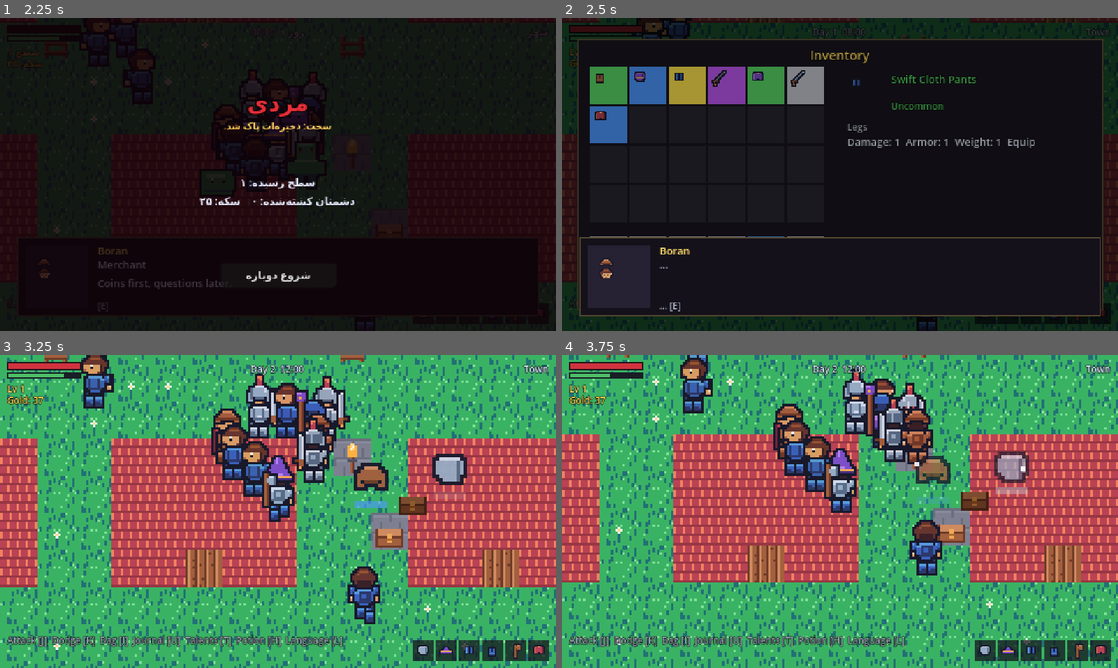
Above: before the commit, frames 1-4 (two rows, left to right).
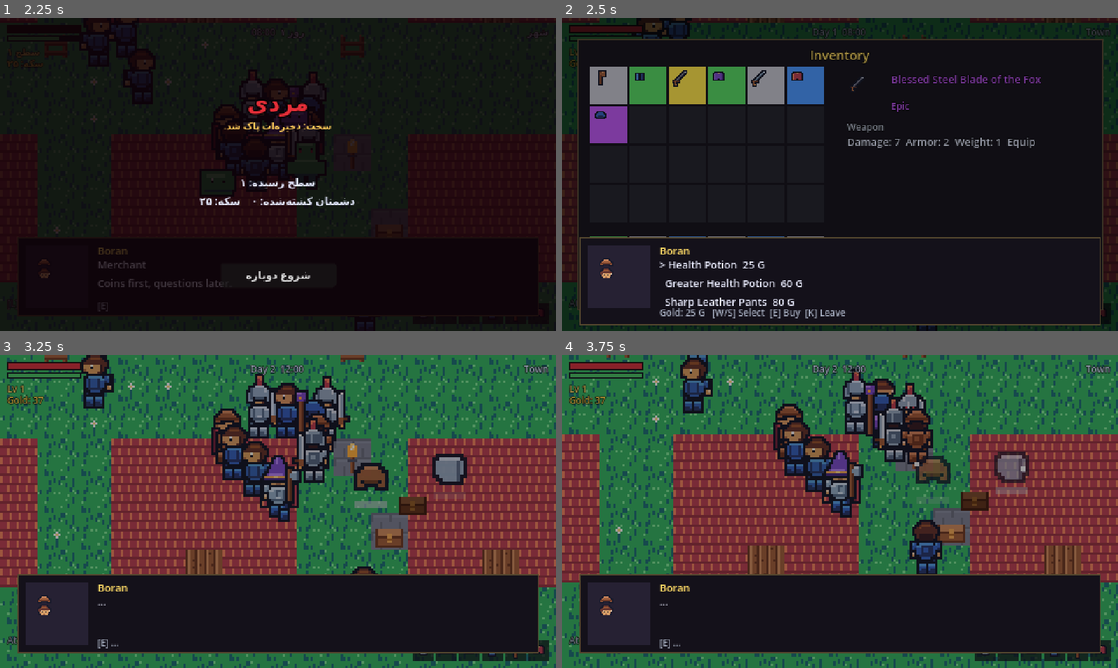
Above: after the commit, the same moments.

Repository: amirrezahadipoor/2D-RPG
Game: Godot game, scene res://tools/screenshot.tscn
The game is run twice, just before and just after one commit, with the same random seed, the same clock (stepped at 60 frames per second) and the same inputs. This scene is started directly instead of the project's main scene.
Inputs:
- Up to frame 1 (2.25 s): hold D (move_right) 0.53-1.28 s; hold J (attack) 0.53-1.28 s; tap K (dodge) at 0.8, 1.35 s; hold S (move_down) 1.28-2.03 s; tap E (interact) at 1.55 s; hold D (move_right) from 2.03 s (still down); hold E (interact) from 2.03 s (still down)
- Up to frame 2 (2.5 s): keep holding D (move_right); keep holding E (interact); tap J (attack) at 2.3 s
- Up to frame 3 (3.25 s): release D (move_right) at 2.78 s; release E (interact) at 2.78 s; hold W (move_up) from 2.78 s (still down); tap J (attack) at 2.85 s; tap K (dodge) at 3.05 s
- Up to frame 4 (3.75 s): release W (move_up) at 3.53 s; hold A (move_left) from 3.53 s (still down); hold K (dodge) from 3.53 s (still down)

Frame 1 is identical in both runs. In frame 2, 8.9% of the frame differs, in the area x 3-97%, y 15-99%; in frame 3, 95%; in frame 4, 95%, in the area x 0-100%, y 0-100%.

Commit message:
M4: dungeons (depths 1-3, torchlit dark, dragon boss) + merchant shop page; verify 146 checks

Diff:
--- a/assets/locale/en.json
+++ b/assets/locale/en.json
@@ -167,5 +167,11 @@
   "hud.prompt.journal": "Journal",
   "hud.prompt.talents": "Talents",
   "hud.prompt.potion": "Potion",
-  "biome.graveyard": "Graveyard"
+  "biome.graveyard": "Graveyard",
+  "biome.dungeon": "Dungeon",
+  "shop.select": "Select",
+  "shop.buy": "Buy",
+  "shop.leave": "Leave",
+  "shop.no_gold": "Not enough gold.",
+  "toast.depth": "Depth %s"
 }
--- a/assets/locale/fa.json
+++ b/assets/locale/fa.json
@@ -167,5 +167,11 @@
   "hud.prompt.journal": "کارنامه",
   "hud.prompt.talents": "استعداد",
   "hud.prompt.potion": "معجون",
-  "biome.graveyard": "گورستان"
+  "biome.graveyard": "گورستان",
+  "biome.dungeon": "سیاهچال",
+  "shop.select": "گزینش",
+  "shop.buy": "خرید",
+  "shop.leave": "رفتن",
+  "shop.no_gold": "سکهٔ کافی نداری.",
+  "toast.depth": "ژرفای %s"
 }
--- a/src/entities/hero.gd
+++ b/src/entities/hero.gd
@@ -129,11 +129,10 @@
 		target = 0.7
 	elif Game.is_night():
 		target = 0.6
-	var biome := ""
-	var world_node := get_parent()
-	while world_node != null and not (world_node is Overworld) and not (world_node.has_method("is_dungeon") if world_node.has_method("has_method") else false):
+	var world_node: Node = get_parent()
+	while world_node != null and not world_node.has_method("ambient_light_need"):
 		world_node = world_node.get_parent()
-	if world_node != null and world_node.has_method("ambient_light_need"):
+	if world_node != null:
 		target = maxf(target, world_node.ambient_light_need())
 	lantern.energy = lerpf(lantern.energy, target, 6.0 * delta)
 
--- /dev/null
+++ b/src/entities/stairs.gd
@@ -0,0 +1,47 @@
+# Dungeon stairs. direction = +1 leads deeper, -1 leads back to the overworld.
+class_name Stairs
+extends Node2D
+
+signal used(direction: int)
+
+var direction := 1
+
+var _spr: Sprite2D
+var _prompt: Label
+var _hero: Node2D = null
+
+func _ready() -> void:
+	_spr = Sprite2D.new()
+	_spr.texture_filter = CanvasItem.TEXTURE_FILTER_NEAREST
+	_spr.centered = false
+	_spr.position = Vector2(-8, -16)
+	var at := AtlasTexture.new()
+	at.atlas = load("res://assets/sprites/tiles/props.png")
+	at.region = Rect2(Vector2(ArtIndex.PROP_INDEX["stairs"] % 8, ArtIndex.PROP_INDEX["stairs"] / 8) * 16.0, Vector2(16, 16))
+	_spr.texture = at
+	add_child(_spr)
+	_prompt = Label.new()
+	_prompt.add_theme_font_size_override("font_size", 8)
+	_prompt.add_theme_color_override("font_color", Color(1, 0.9, 0.4))
+	_prompt.add_theme_color_override("font_outline_color", Color(0, 0, 0, 0.95))
+	_prompt.add_theme_constant_override("outline_size", 3)
+	_prompt.position = Vector2(-6, -26)
+	_prompt.text = "[E]"
+	_prompt.visible = false
+	_prompt.mouse_filter = Control.MOUSE_FILTER_IGNORE
+	add_child(_prompt)
+
+func _process(_delta: float) -> void:
+	if _hero == null or not is_instance_valid(_hero):
+		_hero = get_tree().get_first_node_in_group("player") as Node2D
+		return
+	var near := global_position.distance_to(_hero.global_position) < 18.0
+	var modal := false
+	for ui in get_tree().get_nodes_in_group("modal_ui"):
+		if ui.visible:
+			modal = true
+	_prompt.visible = near and not modal and Game.state == Game.State.PLAYING
+	if near and not modal and Game.state == Game.State.PLAYING:
+		if Input.is_action_just_pressed("interact"):
+			_prompt.visible = false
+			used.emit(direction)
--- a/src/main.gd
+++ b/src/main.gd
@@ -10,6 +10,8 @@
 var dialogue: DialogueUI
 var cutscene: Cutscene
 var events: WorldEvents
+var dungeon: Dungeon = null
+var _overworld_hero_pos := Vector2.ZERO
 
 func _ready() -> void:
 	world = Overworld.new()
@@ -87,6 +89,56 @@
 	elif event.is_action_pressed("locale"):
 		I18N.toggle_locale()
 
+# -------------------------------------------------------------- dungeons ----
+func enter_dungeon(depth_value: int) -> void:
+	if dungeon == null:
+		_overworld_hero_pos = world.hero.global_position
+		world.spawner.spawn_enabled = false
+		world.ambient.set_process(false)
+	var hero := world.hero if dungeon == null else dungeon.hero
+	if dungeon != null:
+		dungeon.actors.remove_child(hero)
+		dungeon.queue_free()
+	else:
+		world.actors.remove_child(hero)
+	dungeon = Dungeon.new()
+	dungeon.name = "Dungeon"
+	add_child(dungeon)
+	dungeon.build(depth_value, world.world_seed)
+	dungeon.actors.add_child(hero)
+	dungeon.hero = hero
+	hero.global_position = dungeon.stairs_up + Vector2(0, 10)
+	hero.cam.limit_left = 0
+	hero.cam.limit_top = 0
+	hero.cam.limit_right = Dungeon.W * Dungeon.TILE
+	hero.cam.limit_bottom = Dungeon.H * Dungeon.TILE
+	for node in dungeon.actors.get_children():
+		if node is Stairs:
+			node.used.connect(_on_stairs)
+	hud.set_biome("dungeon")
+	hud.show_toast(I18N.tr_str("toast.depth") % I18N.num(depth_value))
+
+func exit_dungeon() -> void:
+	if dungeon == null:
+		return
+	var hero := dungeon.hero
+	dungeon.actors.remove_child(hero)
+	dungeon.queue_free()
+	dungeon = null
+	world.actors.add_child(hero)
+	hero.global_position = _overworld_hero_pos
+	hero.cam.limit_right = Overworld.WORLD_W * Overworld.TILE
+	hero.cam.limit_bottom = Overworld.WORLD_H * Overworld.TILE
+	world.spawner.spawn_enabled = true
+	world.ambient.set_process(true)
+	hud.set_biome(world.biome_at(hero.global_position))
+
+func _on_stairs(direction: int) -> void:
+	if direction > 0:
+		enter_dungeon(dungeon.depth + 1)
+	else:
+		exit_dungeon()
+
 # ----------------------------------------------------------------- death ----
 func _on_player_died() -> void:
 	Game.die()
--- a/src/ui/dialogue.gd
+++ b/src/ui/dialogue.gd
@@ -8,9 +8,12 @@
 var _page := 0
 var _reveal := 0.0
 var _offer_index := -1
+var _shop_offers: Array = []  # {entry, price, sold}
+var _shop_sel := 0
 
 var _root: Control
 var _box: ColorRect
+var _edge: ColorRect
 var _portrait_bg: ColorRect
 var _portrait_body: TextureRect
 var _portrait_hat: TextureRect
@@ -41,12 +44,12 @@
 	_box.position = Vector2(16, 190)
 	_box.size = Vector2(448, 66)
 	_root.add_child(_box)
-	var edge := ColorRect.new()
-	edge.color = Color(0.5, 0.42, 0.28)
-	edge.position = Vector2(15, 189)
-	edge.size = Vector2(450, 68)
-	_root.add_child(edge)
-	_root.move_child(edge, _root.get_children().find(_box) - 1)
+	_edge = ColorRect.new()
+	_edge.color = Color(0.5, 0.42, 0.28)
+	_edge.position = Vector2(15, 189)
+	_edge.size = Vector2(450, 68)
+	_root.add_child(_edge)
+	_root.move_child(_edge, _root.get_children().find(_box) - 1)
 
 	_portrait_bg = ColorRect.new()
 	_portrait_bg.color = Color(0.15, 0.13, 0.2)
@@ -89,6 +92,10 @@
 		return
 	_reveal = minf(_reveal + delta * 60.0, 400.0)
 	var page: Dictionary = _pages[_page]
+	if page["mode"] == "shop":
+		_text.text = _shop_text()
+		_hint.text = _shop_hint()
+		return
 	_text.text = str(page["text"]).substr(0, int(_reveal))
 
 func open_with(target: NPC) -> void:
@@ -121,6 +128,9 @@
 			pages.append({"text": QuestDB.desc_of(q) + "\n%s: %s XP, %s G" % [
 				I18N.tr_str("quest.reward"), I18N.num(int(q["xp"])), I18N.num(int(q["gold"]))],
 				"mode": "offer"})
+		elif npc.role_name == "merchant":
+			_make_shop()
+			pages.append({"text": "", "mode": "shop"})
 		elif npc.role_name == "elder":
 			var m := QuestLog.current_main()
 			if not m.is_empty():
@@ -134,9 +144,60 @@
 	pages.append({"text": "...", "mode": "bye"})
 	return pages
 
+func _make_shop() -> void:
+	_shop_offers = []
+	_shop_sel = 0
+	var rng := RandomNumberGenerator.new()
+	rng.seed = npc.npc_index * 131 + Game.day() * 17
+	_shop_offers.append({"entry": {"id": "health_potion", "slot": "", "rarity": 0,
+		"prefix": "", "suffix": "", "dmg": 0, "armor": 0, "weight": 1, "qty": 1},
+		"price": 25, "sold": false})
+	_shop_offers.append({"entry": {"id": "greater_health_potion", "slot": "", "rarity": 0,
+		"prefix": "", "suffix": "", "dmg": 0, "armor": 0, "weight": 1, "qty": 1},
+		"price": 60, "sold": false})
+	var entry: Dictionary = Inventory.roll_entry(ItemGen.random_id(rng), 0.25)
+	_shop_offers.append({"entry": entry, "price": 40 * (int(entry["rarity"]) + 1), "sold": false})
+
+func _shop_text() -> String:
+	var lines := []
+	for i in _shop_offers.size():
+		var o: Dictionary = _shop_offers[i]
+		var mark := "> " if i == _shop_sel else "  "
+		if o["sold"]:
+			lines.append("%s%s  -" % [mark, ItemGen.name_of(o["entry"])])
+		else:
+			lines.append("%s%s  %s G" % [mark, ItemGen.name_of(o["entry"]), I18N.num(int(o["price"]))])
+	return "\n".join(lines)
+
+func _shop_hint() -> String:
+	return "%s: %s G   [W/S] %s  [E] %s  [K] %s" % [
+		I18N.tr_str("hud.gold"), I18N.num(Stats.gold), I18N.tr_str("shop.select"),
+		I18N.tr_str("shop.buy"), I18N.tr_str("shop.leave")]
+
+func _toast(key: String) -> void:
+	for child in get_tree().root.get_children():
+		var hud = child.get_node_or_null("Hud")
+		if hud != null and hud.has_method("show_toast"):
+			hud.show_toast(I18N.tr_str(key))
+			return
+
 func _apply_page() -> void:
 	var page: Dictionary = _pages[_page]
 	_reveal = 0.0
+	if page["mode"] == "shop":
+		_box.size = Vector2(448, 74)
+		_edge.size = Vector2(450, 76)
+		_hint.position = Vector2(84, 248)
+		_text.text = _shop_text()
+		_hint.text = _shop_hint()
+		I18N.tag(_hint)
+		_name.text = npc.display_name
+		I18N.tag(_name)
+		_reveal = 400.0
+		return
+	_box.size = Vector2(448, 66)
+	_edge.size = Vector2(450, 68)
+	_hint.position = Vector2(84, 242)
 	_text.text = ""
 	_name.text = npc.display_name
 	if npc and npc.doll:
@@ -171,8 +232,39 @@
 		close()
 		get_viewport().set_input_as_handled()
 		return
+	var page: Dictionary = _pages[_page]
+	if page["mode"] == "shop":
+		if event.is_action_pressed("move_up"):
+			_shop_sel = (_shop_sel + _shop_offers.size() - 1) % _shop_offers.size()
+			_text.text = _shop_text()
+			get_viewport().set_input_as_handled()
+			return
+		if event.is_action_pressed("move_down"):
+			_shop_sel = (_shop_sel + 1) % _shop_offers.size()
+			_text.text = _shop_text()
+			get_viewport().set_input_as_handled()
+			return
+		if event.is_action_pressed("interact"):
+			var o: Dictionary = _shop_offers[_shop_sel]
+			if not o["sold"] and Stats.gold >= int(o["price"]):
+				Stats.add_gold(-int(o["price"]))
+				Inventory.add(o["entry"].duplicate())
+				o["sold"] = not Consumables.is_consumable(o["entry"]["id"])
+				_text.text = _shop_text()
+			else:
+				_toast("shop.no_gold")
+			get_viewport().set_input_as_handled()
+			return
+		if event.is_action_pressed("dodge"):
+			_page += 1
+			if _page >= _pages.size():
+				close()
+			else:
+				_apply_page()
+			get_viewport().set_input_as_handled()
+			return
+
 	if event.is_action_pressed("interact") or event.is_action_pressed("attack"):
-		var page: Dictionary = _pages[_page]
 		if _reveal < len(str(page["text"])):
 			_reveal = 400.0
 			get_viewport().set_input_as_handled()
@@ -194,7 +286,6 @@
 			_apply_page()
 		get_viewport().set_input_as_handled()
 	elif event.is_action_pressed("dodge"):
-		var page: Dictionary = _pages[_page]
 		if page["mode"] == "offer":
 			QuestLog.decline_side(_offer_index)
 			_pages = _compose_pages()
--- /dev/null
+++ b/src/world/dungeon.gd
@@ -0,0 +1,222 @@
+# Dungeons: room-and-corridor depths under the caves. Dark by design - the
+# hero's lantern and wall torches are the only light. Depth 3 ends in a boss.
+class_name Dungeon
+extends Node2D
+
+const TILE := 16
+const W := 72
+const H := 54
+const MAX_DEPTH := 3
+const SPAWN_CAP := 6
+
+var depth := 1
+var terrain_layer: TileMapLayer
+var actors: Node2D
+var hero: Hero = null
+var rooms: Array = []
+var stairs_up := Vector2.ZERO
+var stairs_down := Vector2.ZERO
+var boss: Enemy = null
+
+var _grid: PackedByteArray = PackedByteArray()
+var _lights: Array = []
+var _spawn_timer := 0.0
+var _rng := RandomNumberGenerator.new()
+var _seed := 0
+
+func is_dungeon() -> bool:
+	return true
+
+func ambient_light_need() -> float:
+	return 0.9
+
+func build(depth_value: int, seed_value: int) -> void:
+	depth = depth_value
+	_seed = seed_value
+	_rng.seed = seed_value ^ (depth * 7919)
+	_grid.resize(W * H)
+	_gen_rooms()
+	_build_tileset_and_layer()
+	_paint()
+	# darkness: the whole canvas dims while a dungeon is in the tree, so the
+	# torches and the hero's lantern are what you actually see by
+	var dark := CanvasModulate.new()
+	dark.name = "Darkness"
+	dark.color = Color(0.2, 0.19, 0.25)
+	add_child(dark)
+	actors = Node2D.new()
+	actors.name = "Actors"
+	actors.y_sort_enabled = true
+	add_child(actors)
+	_place_entities()
+	print("[Dungeon] depth=%d rooms=%d" % [depth, rooms.size()])
+
+# ------------------------------------------------------------- generate -----
+func _gen_rooms() -> void:
+	var target := 6 + depth
+	var tries := 0
+	while rooms.size() < target and tries < 400:
+		tries += 1
+		var rw := _rng.randi_range(6, 12)
+		var rh := _rng.randi_range(5, 9)
+		var rect := Rect2i(_rng.randi_range(2, W - rw - 3), _rng.randi_range(2, H - rh - 3), rw, rh)
+		var ok := true
+		for other in rooms:
+			if rect.grow(2).intersects(other):
+				ok = false
+				break
+		if ok:
+			rooms.append(rect)
+	# corridors chain the rooms in order
+	for i in range(1, rooms.size()):
+		_carve_corridor(_center(rooms[i - 1]), _center(rooms[i]))
+	for r in rooms:
+		for y in range(r.position.y, r.end.y):
+			for x in range(r.position.x, r.end.x):
+				_grid[y * W + x] = 1
+
+func _center(r: Rect2i) -> Vector2i:
+	return r.position + r.size / 2
+
+func _carve_corridor(a: Vector2i, b: Vector2i) -> void:
+	var x := a.x
+	var y := a.y
+	while x != b.x or y != b.y:
+		for dy in range(0, 2):
+			for dx in range(0, 2):
+				var t := Vector2i(x + dx, y + dy)
+				if t.x >= 0 and t.y >= 0 and t.x < W and t.y < H:
+					_grid[t.y * W + t.x] = 1
+		if x != b.x:
+			x += signi(b.x - x)
+		elif y != b.y:
+			y += signi(b.y - y)
+
+# ---------------------------------------------------------------- paint -----
+func _build_tileset_and_layer() -> void:
+	var ts := TileSet.new()
+	ts.tile_size = Vector2i(TILE, TILE)
+	ts.add_physics_layer()
+	var src := TileSetAtlasSource.new()
+	src.texture = load("res://assets/sprites/tiles/terrain.png")
+	src.texture_region_size = Vector2i(TILE, TILE)
+	for i in ArtIndex.TERRAIN_INDEX.size():
+		src.create_tile(Vector2i(i % 8, i / 8))
+	ts.add_source(src, 0)
+	# walls are solid
+	var td: TileData = src.get_tile_data(Vector2i(ArtIndex.TERRAIN_INDEX["cave"] % 8, ArtIndex.TERRAIN_INDEX["cave"] / 8), 0)
+	if td:
+		td.add_collision_polygon(0)
+		td.set_collision_polygon_points(0, 0, PackedVector2Array([
+			Vector2(-8, -8), Vector2(8, -8), Vector2(8, 8), Vector2(-8, 8)]))
+	terrain_layer = TileMapLayer.new()
+	terrain_layer.name = "Terrain"
+	terrain_layer.tile_set = ts
+	terrain_layer.collision_enabled = true
+	add_child(terrain_layer)
+
+func _paint() -> void:
+	for y in H:
+		for x in W:
+			var floor_here := _grid[y * W + x] == 1
+			var idx: int
+			if floor_here:
+				idx = ArtIndex.TERRAIN_INDEX["stone" if (x + y) % 7 != 0 else "cobble"]
+			else:
+				idx = ArtIndex.TERRAIN_INDEX["cave" if (x * 3 + y) % 5 != 0 else "stone"]
+			terrain_layer.set_cell(Vector2i(x, y), 0, Vector2i(idx % 8, idx / 8))
+
+func is_walkable_at(world_pos: Vector2) -> bool:
+	var t := Vector2i(floori(world_pos.x / float(TILE)), floori(world_pos.y / float(TILE)))
+	if t.x < 0 or t.y < 0 or t.x >= W or t.y >= H:
+		return false
+	return _grid[t.y * W + t.x] == 1
+
+func biome_at(_world_pos: Vector2) -> String:
+	return "caves"
+
+func tile_at(world_pos: Vector2) -> Vector2i:
+	return Vector2i(floori(world_pos.x / float(TILE)), floori(world_pos.y / float(TILE)))
+
+# ------------------------------------------------------------- entities -----
+func _place_entities() -> void:
+	var glow := load("res://assets/sprites/fx/glow.png")
+	var up_room: Rect2i = rooms[0]
+	var last_room: Rect2i = rooms[rooms.size() - 1]
+	stairs_up = _pos_of(_center(up_room))
+	if depth < MAX_DEPTH:
+		stairs_down = _pos_of(_center(last_room))
+		var down := Stairs.new()
+		down.direction = 1
+		actors.add_child(down)
+		down.global_position = stairs_down
+	else:
+		var boss_type := "dragon" if depth == MAX_DEPTH else "demon"
+		boss = Enemy.new()
+		actors.add_child(boss)
+		boss.setup(boss_type, Stats.level + depth)
+		boss.global_position = _pos_of(_center(last_room))
+		stairs_down = Vector2.ZERO
+	var up := Stairs.new()
+	up.direction = -1
+	actors.add_child(up)
+	up.global_position = stairs_up
+
+	# torches on room edges + chests inside rooms
+	for i in rooms.size():
+		var r: Rect2i = rooms[i]
+		for k in range(0, r.size.x, 4):
+			var tp := Vector2((r.position.x + k) * TILE + 8, r.position.y * TILE + 8)
+			var light := PointLight2D.new()
+			light.texture = glow
+			light.color = Color(1.0, 0.7, 0.35)
+			light.scale = Vector2(2.2, 2.2)
+			light.energy = 0.75
+			add_child(light)
+			light.global_position = tp
+			_lights.append({"light": light, "phase": randf() * TAU})
+		if i > 0 and i % 2 == 0:
+			var chest := Chest.new()
+			actors.add_child(chest)
+			chest.global_position = _pos_of(Vector2i(r.position.x + 2, r.position.y + r.size.y - 2))
+
+func _pos_of(t: Vector2i) -> Vector2:
+	return Vector2(t.x * TILE + 8.0, t.y * TILE + 8.0)
+
+# ---------------------------------------------------------------- loop ------
+func _process(delta: float) -> void:
+	for entry in _lights:
+		entry["phase"] += delta
+		entry["light"].energy = 0.7 + 0.15 * sin(entry["phase"] * 8.0)
+	_dungeon_spawn(delta)
+
+func _dungeon_spawn(delta: float) -> void:
+	if Game.state != Game.State.PLAYING or hero == null:
+		return
+	_spawn_timer -= delta
+	if _spawn_timer > 0.0:
+		return
+	_spawn_timer = 1.0
+	var live := 0
+	for node in get_tree().get_nodes_in_group("enemy"):
+		if node.get_parent() == actors:
+			live += 1
+	if live >= SPAWN_CAP:
+		return
+	for i in 10:
+		var r: Rect2i = rooms[_rng.randi_range(0, rooms.size() - 1)]
+		var t := Vector2i(_rng.randi_range(r.position.x, r.end.x - 1), _rng.randi_range(r.position.y, r.end.y - 1))
+		var pos := _pos_of(t)
+		if pos.distance_to(hero.global_position) < 90.0:
+			continue
+		var enemy := Enemy.new()
+		actors.add_child(enemy)
+		var type: String = ["skeleton", "orc", "demon"][clampi(depth - 1, 0, 2)]
+		enemy.setup(type, maxi(1, Stats.level + depth - 1))
+		enemy.global_position = pos
+		enemy.died.connect(_on_enemy_died)
+		return
+
+func _on_enemy_died(enemy: Enemy) -> void:
+	Stats.add_kill()
+	QuestLog.on_kill(enemy.enemy_type, "caves")
--- a/src/world/world.gd
+++ b/src/world/world.gd
@@ -480,8 +480,8 @@
 			light.energy = 0.9 + 0.12 * sin(entry["phase"] * 9.0) if Game.is_night() else 0.0
 		else:
 			light.energy = (0.3 + 0.2 * sin(entry["phase"] * 2.2)) if Game.is_night() else 0.12
-	if hero == null:
-		return
+	if hero == null or hero.get_parent() != actors:
+		return   # hero is elsewhere (a dungeon): keep its biome label
 	var b := biome_at(hero.global_position)
 	if b != _current_biome:
 		_current_biome = b
--- a/tests/verify.gd
+++ b/tests/verify.gd
@@ -29,6 +29,7 @@
 	_check_quests()
 	await _check_potions_talents()
 	_check_i18n()
+	await _check_m4()
 
 	print("")
 	if _failures.is_empty():
@@ -681,3 +682,110 @@
 	_ok(not Stats.rank_up("vigor"), "no free ranks without points")
 	Inventory.reset_run()
 	Stats.reset_run()
+
+# ---------------------------------------------------- m4: dungeons & shop ----
+func _check_m4() -> void:
+	print("== m4 dungeons & shop ==")
+	# --- structure of a mid-depth dungeon ---
+	var d := Dungeon.new()
+	add_child(d)
+	d.build(2, 20260905)
+	_ok(d.rooms.size() >= 8, "depth 2 carves >= 8 rooms (%d)" % d.rooms.size())
+	_ok(d.stairs_up != Vector2.ZERO and d.stairs_down != Vector2.ZERO, "depth 2 has both stairs")
+	_ok(d.is_walkable_at(d.stairs_up) and d.is_walkable_at(d.stairs_down), "stairs stand on walkable floor")
+	_ok(d._grid[0] == 0, "map border is solid rock")
+	_ok(d.ambient_light_need() > 0.85, "dungeon is dark (light need %0.2f)" % d.ambient_light_need())
+	# BFS: up-stairs must reach down-stairs and every room center
+	var start := d.tile_at(d.stairs_up)
+	var goal := d.tile_at(d.stairs_down)
+	var seen := {}
+	var queue: Array = [start]
+	seen[start] = true
+	while not queue.is_empty():
+		var t: Vector2i = queue.pop_front()
+		for nb in [t + Vector2i.UP, t + Vector2i.DOWN, t + Vector2i.LEFT, t + Vector2i.RIGHT]:
+			if nb.x >= 0 and nb.y >= 0 and nb.x < Dungeon.W and nb.y < Dungeon.H \
+					and not seen.has(nb) and d._grid[nb.y * Dungeon.W + nb.x] == 1:
+				seen[nb] = true
+				queue.append(nb)
+	_ok(seen.has(goal), "corridors connect the two staircases (%d tiles reachable)" % seen.size())
+	var reached := 0
+	for r in d.rooms:
+		if seen.has(r.position + r.size / 2):
+			reached += 1
+	_ok(reached == d.rooms.size(), "all %d rooms reachable from the entrance" % d.rooms.size())
+	var torches := 0
+	var stair_nodes := 0
+	for c in d.get_children():
+		if c is PointLight2D:
+			torches += 1
+	for c in d.actors.get_children():
+		if c is Stairs:
+			stair_nodes += 1
+	_ok(torches >= 6, "wall torches light the rooms (%d)" % torches)
+	_ok(stair_nodes == 2, "up + down stair entities exist")
+	d.queue_free()
+
+	# --- depth 3 ends in the dragon boss ---
+	var d3 := Dungeon.new()
+	add_child(d3)
+	d3.build(3, 20260905)
+	_ok(d3.boss != null and d3.boss.enemy_type == "dragon", "depth 3 boss is a dragon")
+	_ok(d3.stairs_down == Vector2.ZERO, "no stairs below the last depth")
+	d3.queue_free()
+
+	# --- merchant shop ---
+	var dlg := DialogueUI.new()
+	add_child(dlg)
+	await get_tree().process_frame
+	var merchant := NPC.new()
+	merchant.npc_index = 7
+	merchant.role_name = "merchant"
+	merchant.display_name = "Verify Merchant"
+	dlg.npc = merchant
+	dlg._make_shop()
+	dlg._pages = [{"text": "", "mode": "shop"}]
+	dlg._page = 0
+	dlg._apply_page()
+	dlg.visible = true
+	_ok(dlg._shop_offers.size() == 3, "shop stocks 3 offers")
+	_ok(str(dlg._shop_offers[0]["entry"]["id"]) == "health_potion" and int(dlg._shop_offers[0]["price"]) == 25,
+		"health potion on the shelf for 25 G")
+	_ok(str(dlg._shop_offers[1]["entry"]["id"]) == "greater_health_potion" and int(dlg._shop_offers[1]["price"]) == 60,
+		"greater potion for 60 G")
+	_ok(int(dlg._shop_offers[2]["price"]) == 40 * (int(dlg._shop_offers[2]["entry"]["rarity"]) + 1),
+		"equipment priced by rarity")
+	Inventory.reset_run()
+	Stats.reset_run()
+	Stats.add_gold(100)
+	var ev := InputEventAction.new()
+	ev.action = "interact"
+	ev.pressed = true
+	var gold_before := Stats.gold
+	dlg._unhandled_input(ev)
+	_ok(Stats.gold == gold_before - 25, "buying a potion deducts 25 G (%d -> %d)" % [gold_before, Stats.gold])
+	var got_potion := false
+	for e in Inventory.bag:
+		if str(e["id"]) == "health_potion":
+			got_potion = true
+	_ok(got_potion, "purchased potion lands in the bag")
+	var down := InputEventAction.new()
+	down.action = "move_down"
+	down.pressed = true
+	dlg._unhandled_input(down)
+	dlg._unhandled_input(down)
+	_ok(dlg._shop_sel == 2, "W/S moves the shop cursor (sel=%d)" % dlg._shop_sel)
+	Stats.add_gold(1000)
+	var price := int(dlg._shop_offers[2]["price"])
+	var gold_equip := Stats.gold
+	dlg._unhandled_input(ev)
+	_ok(bool(dlg._shop_offers[2]["sold"]), "unique equipment is marked sold")
+	_ok(Stats.gold == gold_equip - price, "equipment price deducted (%d -> %d, price %d)" % [gold_equip, Stats.gold, price])
+	Stats.gold = 0
+	dlg._shop_sel = 0
+	dlg._unhandled_input(ev)
+	_ok(Stats.gold == 0 and int(Inventory.bag[0].get("qty", 1)) == 1, "broke hero cannot buy (stack stays 1)")
+	dlg.close()
+	merchant.free()
+	Inventory.reset_run()
+	Stats.reset_run()
--- a/tools/screenshot.gd
+++ b/tools/screenshot.gd
@@ -215,6 +215,53 @@
 				await get_tree().physics_frame
 			await _grab("15_night_grave")
 
+	# ---- dungeon depth 2: torches, rock, monsters ----
+	if main_node and main_node.has_method("enter_dungeon") and hero:
+		Game.game_minutes = float(Game.day()) * 1440.0 + 12.0 * 60.0
+		main_node.enter_dungeon(2)
+		for i in 150:
+			await get_tree().physics_frame
+		if main_node.dungeon != null:
+			var dh: Hero = main_node.dungeon.hero
+			if dh:
+				dh.global_position = main_node.dungeon.stairs_up + Vector2(0, 12)
+				var skel := Enemy.new()
+				main_node.dungeon.actors.add_child(skel)
+				skel.setup("skeleton", 3)
+				skel.global_position = main_node.dungeon.stairs_up + Vector2(38, 14)
+				skel.speed = 0.0
+				skel.detect = 0.0
+			for i in 6:
+				await get_tree().process_frame
+			await _grab("16_dungeon")
+		main_node.exit_dungeon()
+		for i in 6:
+			await get_tree().physics_frame
+
+	# ---- merchant shop page ----
+	if main_node and world:
+		var merchant: NPC = null
+		for n in world.npcs:
+			if n.role_name == "merchant":
+				merchant = n
+				break
+		if merchant:
+			hero.global_position = merchant.global_position + Vector2(22, 6)
+			for i in 8:
+				await get_tree().physics_frame
+			var dlg2: DialogueUI = main_node.dialogue
+			Stats.add_gold(300)
+			dlg2.npc = merchant
+			dlg2._make_shop()
+			dlg2._pages = [{"text": "", "mode": "shop"}]
+			dlg2._page = 0
+			dlg2._apply_page()
+			dlg2.visible = true
+			for i in 6:
+				await get_tree().process_frame
+			await _grab("17_shop")
+			dlg2.close()
+
 	print("[screenshot] done")
 	get_tree().quit(0)
 
Not shown, changed: ROADMAP.md
